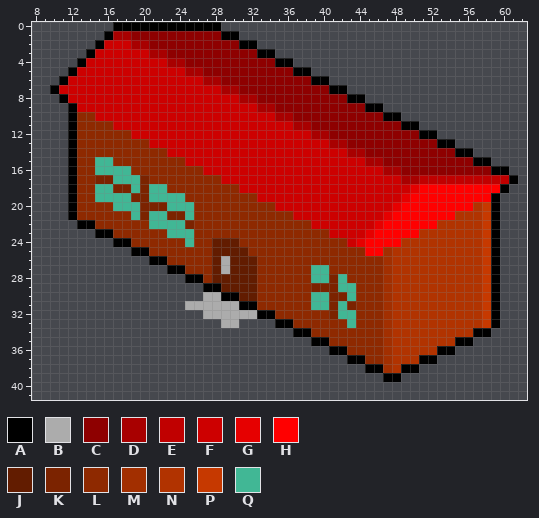
One commit to this sprite sheet: Project Citybuilder/img/buildings/house/house-1.png. That is the earlier state.
The file is 72x48 pixels. Shown: x 8..62, y 0..41.
Palette (. is transparent): A #000000  B #acacac  C #8e0000  D #a80000  E #c00000  F #cd0000  G #e60000  H #ff0000  J #621c00  K #7b2300  L #8e2900  M #a22f00  N #b13300  P #c63900  Q #41b795
Once edited:
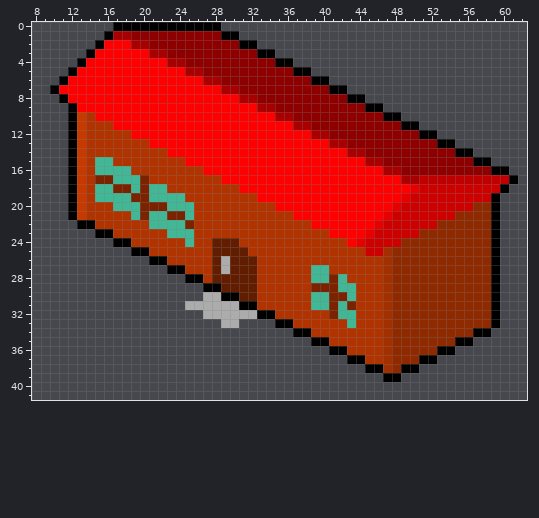
Diff:
colour F: #cd0000 -> #ff0000
colour H: #ff0000 -> #cd0000
colour L: #8e2900 -> #b13300
colour N: #b13300 -> #8e2900
y 10..19: x 13 L -> P
y 20..21: x 13 L -> P; x 58 P -> N
y 22..33: x 58 P -> N
